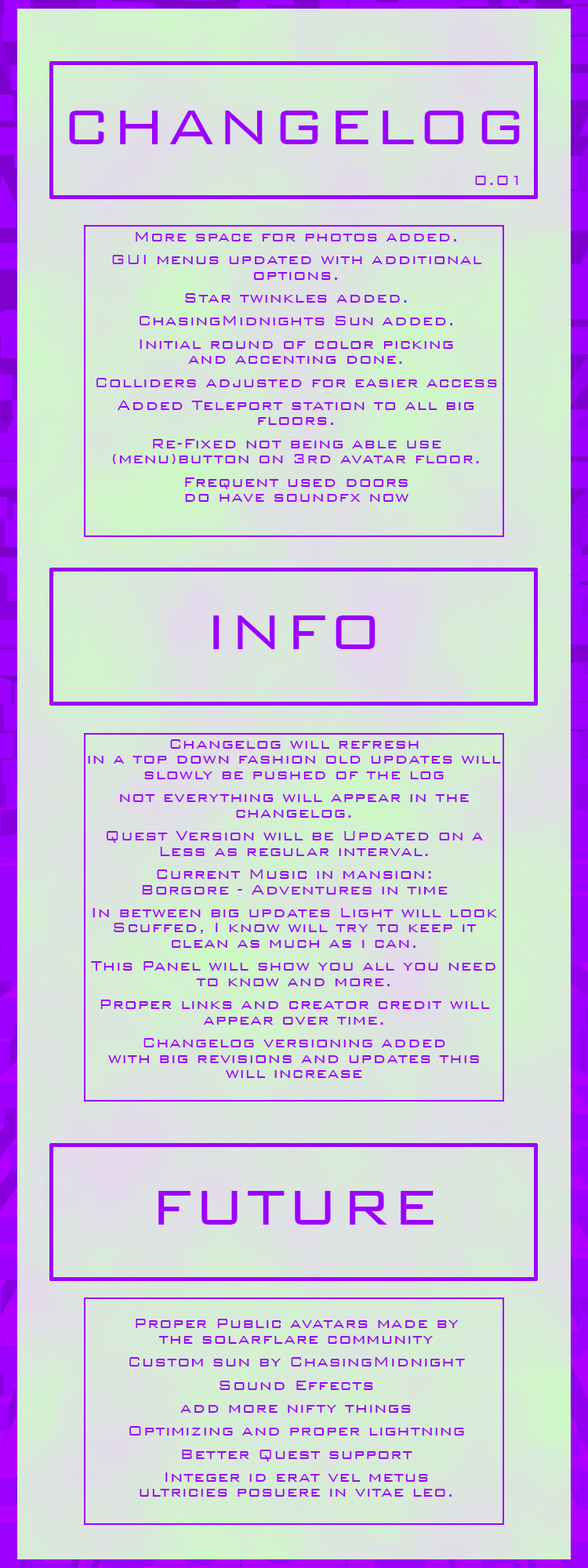
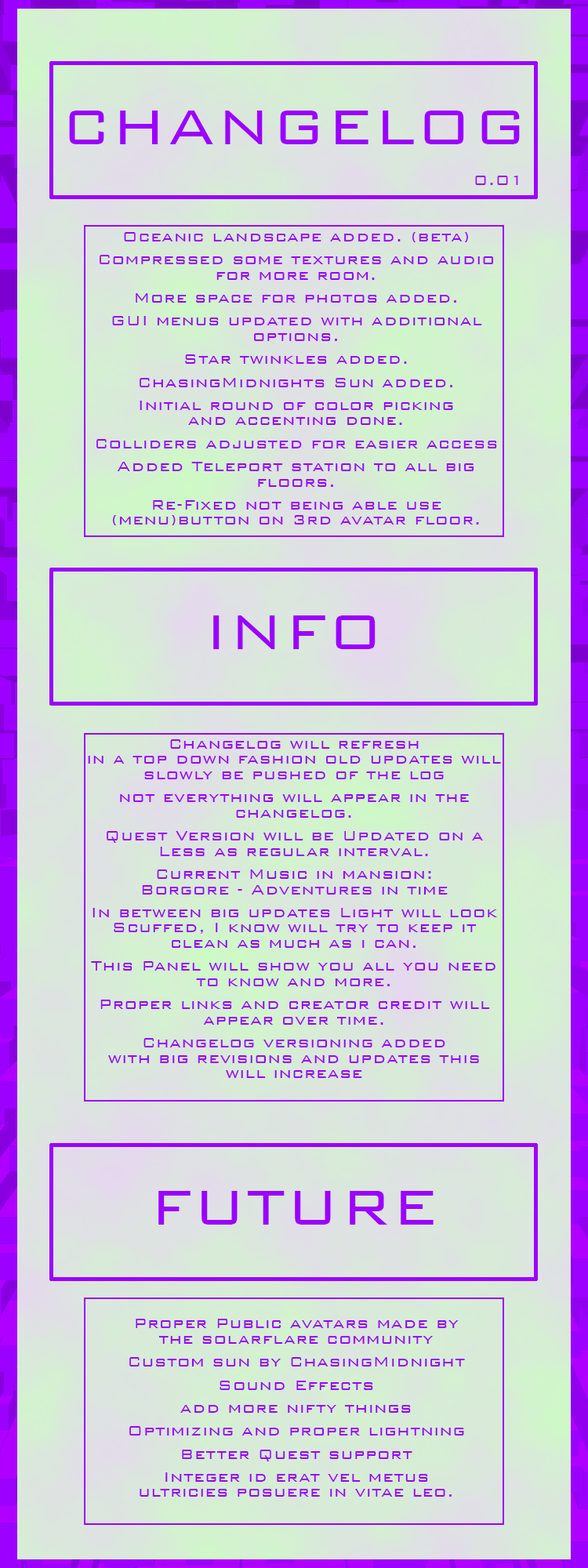
Layer changes from the first (588, 1568) image to the second:
renamed "More space for photos added. GUI menus updated with addition" to "Oceanic landscape added. (beta) Compressed some textures an", painted on it over (x1=96, y1=232, x2=498, y2=526)
